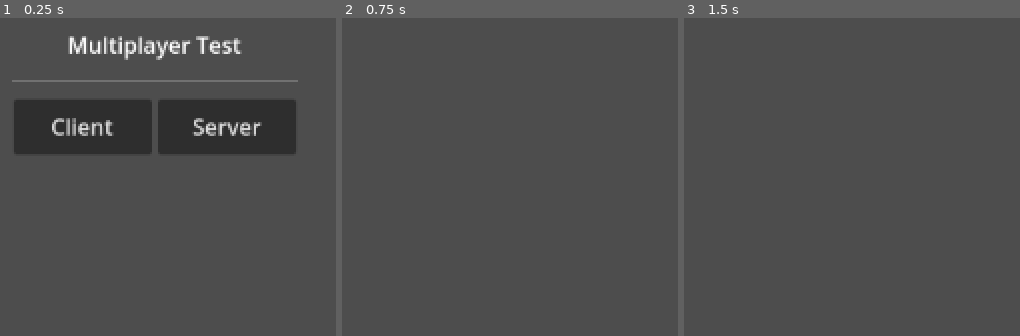
Above: before the commit, frames 1-3 (left to right).
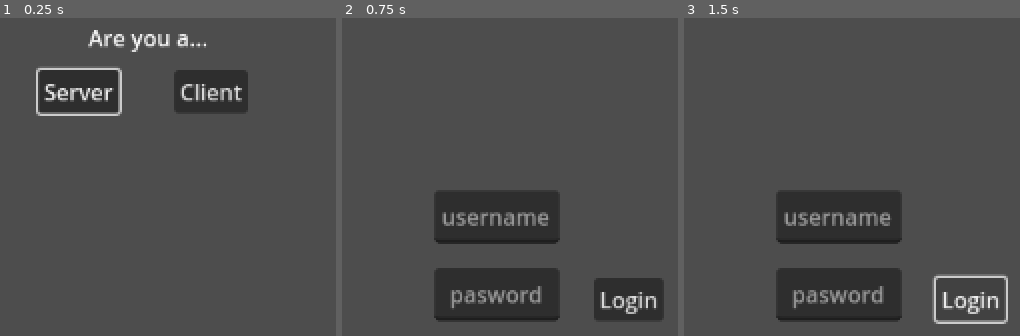
Above: after the commit, the same moments.

Repository: jrenato/godot_multiplayer
Game: Godot game, scene res://02 - Sending and receiving data/MainMenu.tscn
The game is run twice, just before and just after one commit, with the same random seed, the same clock (stepped at 60 frames per second) and the same inputs. Before the commit the project starts from res://01 - Setting up a Server/main_menu.tscn.
Inputs (mouse positions are in pixels of both pictures, inside the frame that each line leads up to):
- Up to frame 1 (0.25 s): no input
- Up to frame 2 (0.75 s): click "Client" at 0.5 s
- Up to frame 3 (1.5 s): click (969, 301) at 1.25 s, where only the run after the commit has a clickable "Login"

The runs differ from the first frame. In frame 1, 18% of the frame differs, in the area x 3-89%, y 3-43%; in frame 2, 14%; in frame 3, 13%.

Commit message:
L2 - Progress on avatar data

Diff:
--- /dev/null
+++ b/02 - Sending and receiving data/AvatarScreen.gd
@@ -0,0 +1,34 @@
+extends Control
+
+const ADDRESS = "127.0.0.1"
+const PORT = 9999
+
+@onready var texture_rect = $AvatarCard/TextureRect
+@onready var label = $AvatarCard/Label
+
+
+func request_authentication(packet: PacketPeerUDP):
+	var request = {
+		"get_authentication_token": true,
+		"user": AuthenticationCredentials.user,
+		"token": AuthenticationCredentials.session_token
+	}
+	packet.put_var(JSON.stringify(request))
+
+	while packet.wait() == OK:
+		var data: Dictionary = JSON.parse_string(packet.get_var())
+		if data == AuthenticationCredentials.session_token:
+			request_avatar(packet)
+			break
+
+func request_avatar(packet: PacketPeerUDP):
+	var request = {
+		"get_avatar": true,
+		"user": AuthenticationCredentials.user,
+		"token": AuthenticationCredentials.session_token
+	}
+	packet.put_var(JSON.stringify(request))
+
+	while packet.wait() == OK:
+		var data: Dictionary = JSON.parse_string(packet.get_var())
+		# Do something with the avatar data
--- a/02 - Sending and receiving data/AvatarScreen.tscn
+++ b/02 - Sending and receiving data/AvatarScreen.tscn
@@ -1,4 +1,6 @@
-[gd_scene format=3 uid="uid://ccfqqsn8ks32l"]
+[gd_scene load_steps=2 format=3 uid="uid://ccfqqsn8ks32l"]
+
+[ext_resource type="Script" path="res://02 - Sending and receiving data/AvatarScreen.gd" id="1_a73n2"]
 
 [node name="AvatarScreen" type="Control"]
 layout_mode = 3
@@ -7,6 +9,7 @@
 anchor_bottom = 1.0
 grow_horizontal = 2
 grow_vertical = 2
+script = ExtResource("1_a73n2")
 metadata/_edit_horizontal_guides_ = [205.0]
 
 [node name="AvatarCard" type="Control" parent="."]
--- /dev/null
+++ b/02 - Sending and receiving data/MainMenu.gd
@@ -0,0 +1,19 @@
+extends Control
+
+@export_file("*.tscn") var server_scene
+@export_file("*.tscn") var client_scene
+
+@onready var server_button: Button = %ServerButton
+@onready var client_button: Button = %ClientButton
+
+
+func _ready():
+	server_button.grab_focus()
+
+
+func _on_server_button_pressed() -> void:
+	get_tree().change_scene_to_file(server_scene)
+
+
+func _on_client_button_pressed() -> void:
+	get_tree().change_scene_to_file(client_scene)
--- a/02 - Sending and receiving data/MainMenu.tscn
+++ b/02 - Sending and receiving data/MainMenu.tscn
@@ -1,4 +1,6 @@
-[gd_scene format=3 uid="uid://bp82hdnaonlh6"]
+[gd_scene load_steps=2 format=3 uid="uid://bp82hdnaonlh6"]
+
+[ext_resource type="Script" path="res://02 - Sending and receiving data/MainMenu.gd" id="1_ivwso"]
 
 [node name="MainMenu" type="Control"]
 layout_mode = 3
@@ -7,6 +9,9 @@
 anchor_bottom = 1.0
 grow_horizontal = 2
 grow_vertical = 2
+script = ExtResource("1_ivwso")
+server_scene = "res://02 - Sending and receiving data/Server.tscn"
+client_scene = "res://02 - Sending and receiving data/LoginScreen.tscn"
 
 [node name="Label" type="Label" parent="."]
 layout_mode = 1
@@ -24,6 +29,7 @@
 text = "Are you a..."
 
 [node name="ServerButton" type="Button" parent="."]
+unique_name_in_owner = true
 layout_mode = 1
 anchors_preset = 8
 anchor_left = 0.5
@@ -39,6 +45,7 @@
 text = "Server"
 
 [node name="ClientButton" type="Button" parent="."]
+unique_name_in_owner = true
 layout_mode = 1
 anchors_preset = 8
 anchor_left = 0.5
--- a/02 - Sending and receiving data/Server.gd
+++ b/02 - Sending and receiving data/Server.gd
@@ -23,10 +23,12 @@
 			authenticate_player(peer, message)
 		elif "get_authentication_token" in message:
 			get_authentication_token(peer, message)
+		elif "get_avatar" in message:
+			get_avatar(peer, message)
 
 
 func load_database() -> void:
-	var file: FileAccess = FileAccess.open(database_file_path, FileAccess.READ)
+	var file = FileAccess.open(database_file_path, FileAccess.READ)
 	var file_contents: String = file.get_as_text()
 	fake_database = JSON.parse_string(file_contents)
 
@@ -51,3 +53,16 @@
 		if credentials["token"] == logged_users[credentials["user"]]:
 			var token = logged_users[credentials["user"]]
 			peer.put_var(JSON.stringify(token))
+
+
+func get_avatar(peer: PacketPeerUDP, message: Dictionary) -> void:
+	var dictionary: Dictionary = message
+	if "user" in dictionary:
+		var user = dictionary["user"]
+		if dictionary["token"] == logged_users[user]:
+			var avatar: String = fake_database[dictionary['user']]['avatar']
+			var nickname: String = fake_database[dictionary['user']]['nickname']
+			var response: Dictionary = {
+				"avatar": avatar, "nickname": nickname
+			}
+			peer.put_var(JSON.stringify(response))
--- a/project.godot
+++ b/project.godot
@@ -11,7 +11,7 @@
 [application]
 
 config/name="Godot Multiplayer"
-run/main_scene="res://01 - Setting up a Server/main_menu.tscn"
+run/main_scene="res://02 - Sending and receiving data/MainMenu.tscn"
 config/features=PackedStringArray("4.2", "Forward Plus")
 config/icon="res://icon.svg"
 
